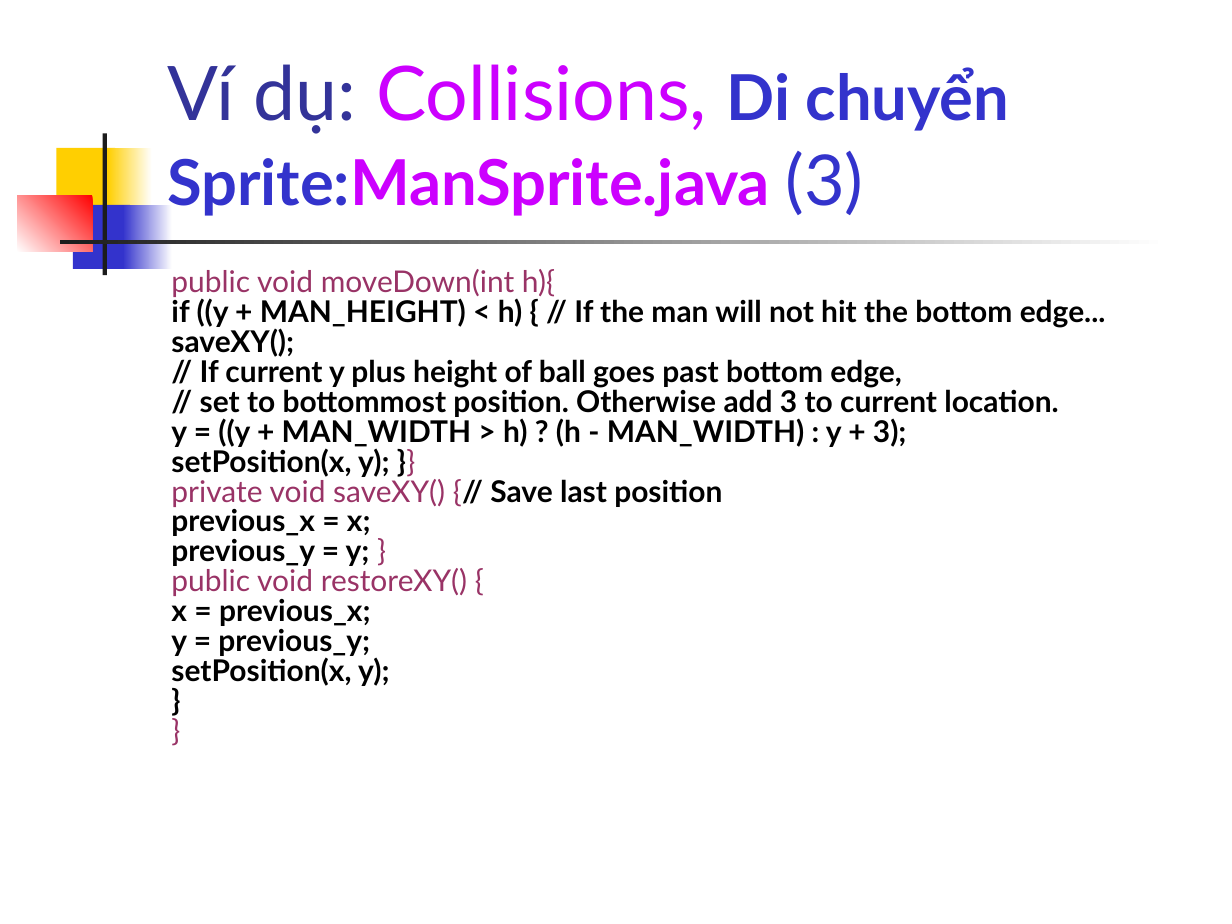
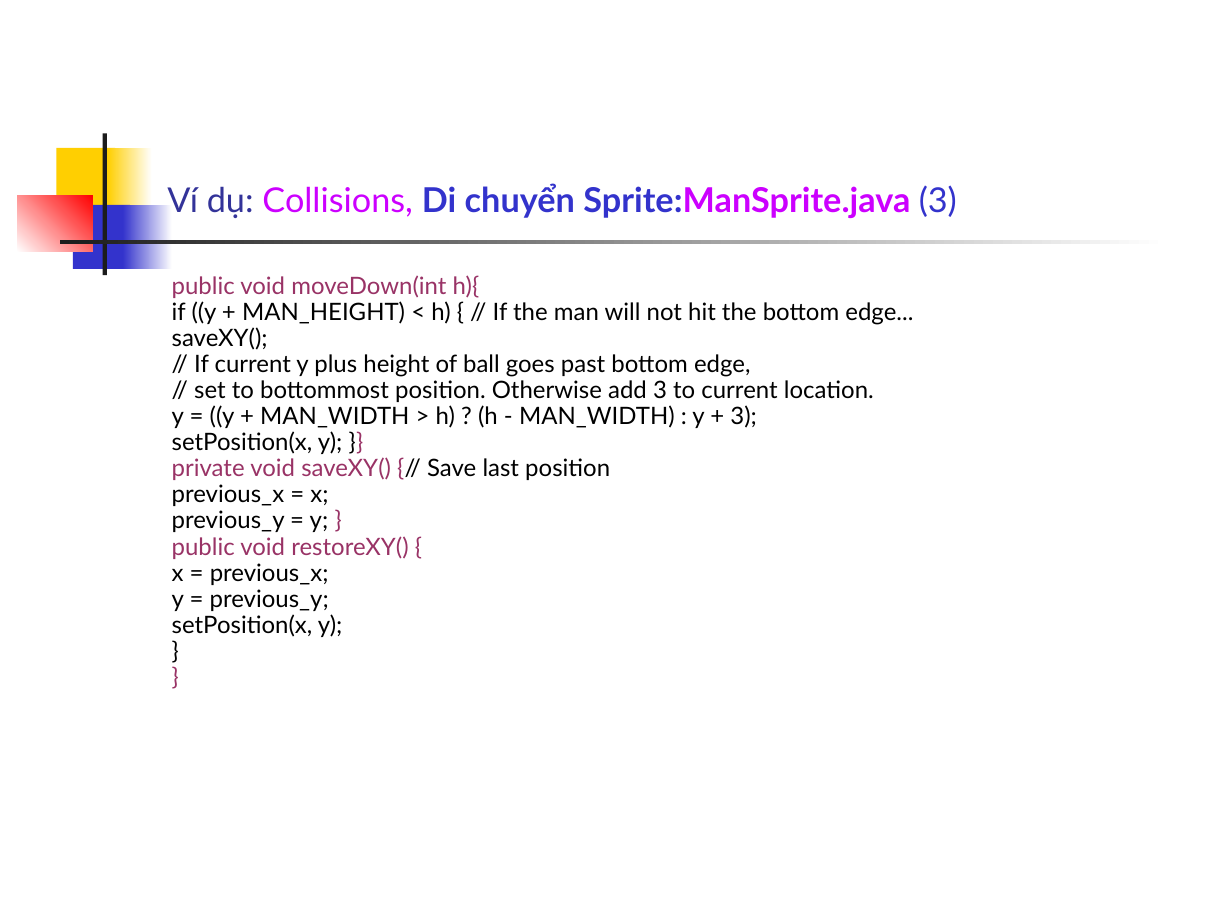
Before and after one commit to phamtuanchip/labs, a slide deck: slide 19 of M1304M-C1304M/j2me/slides/Session14.ppt. Drawn at 1232x924 pixels with LibreOffice and Linux fonts; fonts in the diff are those of the drawing. Boxes give left, top, right and bottom in pixels: in the first picture for what was removed or moved away, otherwise in the second. Text is boxed around its words. In the diff, an @@ line names an element or a change of style, - is before the commit and + after.

```diff
--- a/M1304M-C1304M/j2me/slides/Session14.ppt
+++ b/M1304M-C1304M/j2me/slides/Session14.ppt
@@ title "Ví dụ: Collisions, Di chuyển ..." at <box>167,183,957,218</box>: size 44 to 20 pt in "Ví dụ: Collisions,"; size 37 to 20 pt in "Di chuyển Sprite:ManSprite.java"; size 41 to 20 pt in "(3)" @@
@@ rectangle at <box>123,205,172,269</box>: fill gradient #FFFFFF to #3333CC to gradient #3333CC to #FFFFFF @@
@@ text "public void moveDown(int h){" at <box>172,275,913,637</box>: size 17.5 to 14 pt; bold off in "if ((y + MAN_HEIGHT) < h) { ...", "saveXY();", "// If current y plus height of ...", "// set to bottommost position. Otherwise add ..." and 9 more places; line spacing 0.5 to 0.7; less space between paragraphs @@
```
Also in this commit, not shown: 22 other slides changed, 27 other files.
